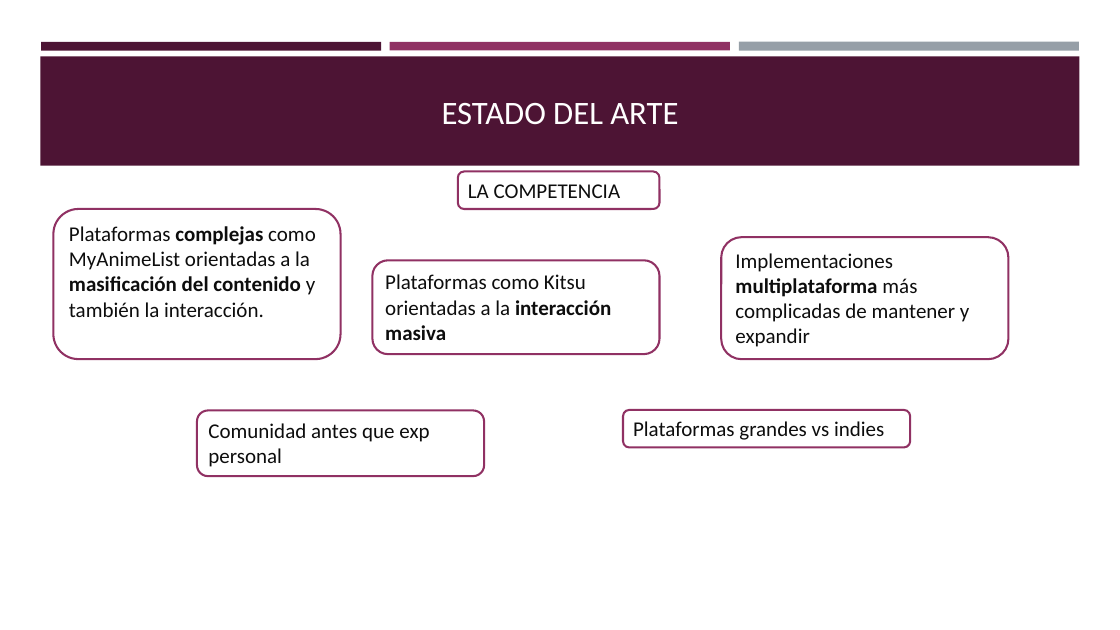
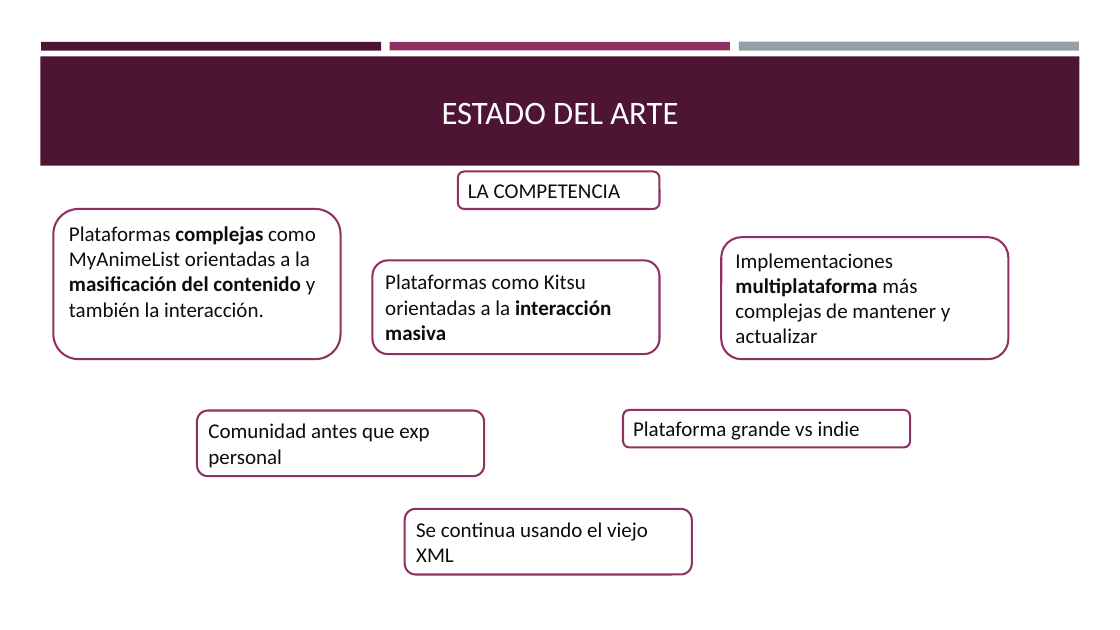
Before and after one commit to AlexGhubb/Anizeno, a slide deck: slide 5 of Defensa/Proyecto app Anizeno.pptx. Drawn at 1120x630 pixels with LibreOffice and Linux fonts; fonts in the diff are those of the drawing. Boxes give left, top, right and bottom in pixels: in the first picture for what was removed or moved away, otherwise in the second. Text is boxed around its words. In the diff, an @@ line names an element or a change of style, - is before the commit and + after.

```diff
--- a/Defensa/Proyecto app Anizeno.pptx
+++ b/Defensa/Proyecto app Anizeno.pptx
@@ text in rounded rectangle at (735, 253, 950, 343): text changed @@
-Implementaciones multiplataforma más complicadas de mantener y expandir
+Implementaciones multiplataforma más complejas de mantener y actualizar
@@ text in rounded rectangle at (633, 421, 860, 440): text changed @@
-Plataformas grandes vs indies
+Plataforma grande vs indie
@@ rounded rectangle added at (405, 509, 692, 575), fill #FFFFFF, outline #903163 1.75 pt, 18 pt, text #0D0D0D @@
+Se continua usando el viejo XML
```
Also in this commit, not shown: 3 other slides changed, 1 other file.
